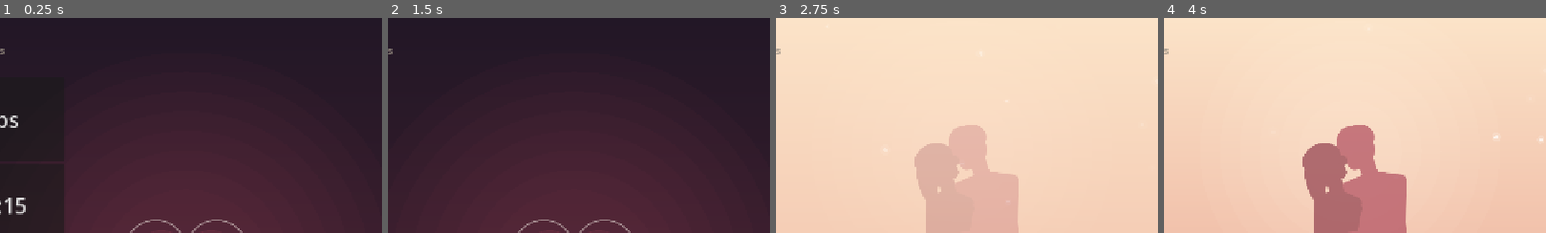
Above: before the commit, frames 1-4 (left to right).
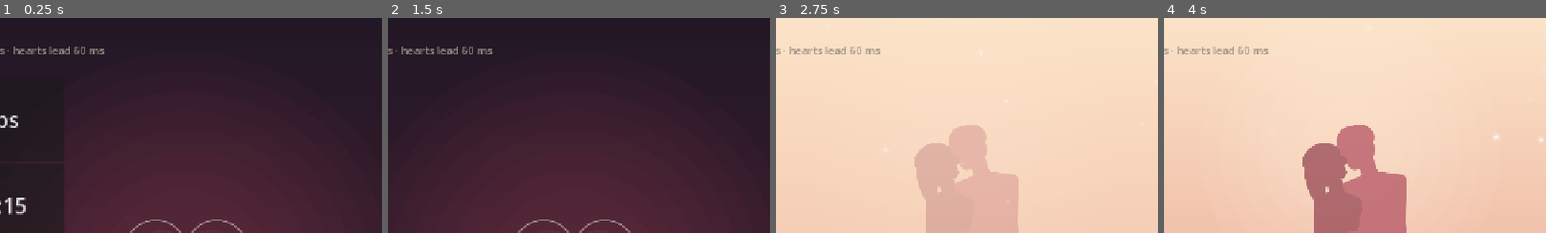
Above: after the commit, the same moments.

Repository: dsickles/Threshold
Game: Godot game, scene res://scenes/chapters/partner/partner.tscn
Two runs of this game, one before a commit and one after it. Both use one fixed random seed, a clock stepped at 60 frames per second and the inputs below. This scene is started directly instead of the project's main scene. Sound files missing from this copy of the repository are replaced by a short silence.
Inputs (mouse positions are % of the whole screen's width and height, from its top left):
- Up to frame 1 (0.25 s): no input
- Up to frame 2 (1.5 s): tap Enter at 0.5 s; move the mouse to (72, 45) at 0.52 s; click (72, 45) at 0.67 s; tap Space at 1.25 s; move the mouse to (30, 55) at 1.27 s; click (30, 55) at 1.42 s
- Up to frame 3 (2.75 s): move the mouse to (60, 28) at 2.02 s; click (60, 28) at 2.17 s
- Up to frame 4 (4 s): move the mouse to (45, 70) at 2.77 s; click (45, 70) at 2.92 s; move the mouse to (80, 65) at 3.52 s; click (80, 65) at 3.67 s
The pictures show only the part of the screen within x 26-76%, y 0-50%; the shares and areas given below are measured in that part.

The runs differ from the first frame. In frame 1, 0.4% of the frame differs, in the area x 2-28%, y 13-17%; in frame 2, 0.4%; in frame 3, 0.4%; in frame 4, 0.4%.

Commit message:
Partner: hearts land 60 ms before the heard time
On Dan's iPhone, hearts drawn on the browser's heard time still reached the
centre "just a little late on the beat". They now lead it by 60 ms
(HEART_LEAD, shown in the test info); when a tap counts is unchanged.

Co-Authored-By: Claude Opus 5.5 (1M context) <noreply@anthropic.com>
Claude-Session: https://claude.ai/code/session_0163xH4XRYdHcSjt4CmHkq4N

Diff:
--- a/game/scenes/chapters/partner/partner.gd
+++ b/game/scenes/chapters/partner/partner.gd
@@ -64,6 +64,10 @@
 # How far an intro tap may be from its note and still set the sound delay.
 const CALIBRATION_WINDOW := 0.250
 const MAX_SOUND_DELAY := 0.250
+# Falling hearts reach the centre this long before the browser says the note
+# is heard. Dan, 2026-10-22, on his iPhone: drawn on the heard time they were
+# "still just a little late on the beat". Judging is unchanged.
+const HEART_LEAD := 0.060
 const MIN_CALIBRATION_TAPS := 3
 const LAUGH_GAP := 4.0  # At most one laugh every 2 bars.
 const RING_SIZE := 0.13  # The heart's half-height, as a share of the screen's shorter side.
@@ -540,8 +544,8 @@
 func _refresh_test_info() -> void:
 	var lines := PackedStringArray([
 		"Test info · clock: %s" % ("browser" if _conductor.uses_browser_clock else "Godot"),
-		"Sound delay: %+d ms from %d intro taps"
-				% [roundi(_sound_delay * 1000.0), _calibration.size()],
+		"Sound delay: %+d ms from %d intro taps · hearts lead %d ms"
+				% [roundi(_sound_delay * 1000.0), _calibration.size(), roundi(HEART_LEAD * 1000.0)],
 	])
 	if _recorder:
 		lines.append("Recording your taps: %d" % _recorder.taps.size())
@@ -720,12 +724,13 @@
 
 
 # Connection Nodes: small hearts that fall from the top in one lane and reach
-# the heart's centre exactly when their note is heard. The sound delay only
+# the heart's centre on their note (HEART_LEAD before the browser's heard
+# time). The sound delay only
 # moves when a tap counts, not where the hearts are: drawn with it, they
 # reached the centre that much after the sound (Dan, 2026-10-22: "I wanted to
 # do the beats a tiny bit earlier than when they landed in the middle").
 func _light_until(i: int, t: float) -> float:
-	return _notes[i] - t
+	return _notes[i] - HEART_LEAD - t
 
 
 func _draw_lights(c: Vector2, heart: float, t: float) -> void:
--- a/game/tests/test_partner.gd
+++ b/game/tests/test_partner.gd
@@ -488,8 +488,8 @@
 	var note: float = _partner._notes[0]
 	_fake.t = note
 	_partner._process(STEP)
-	check_near(_partner._light_until(0, _partner._song_time), 0.0, 0.0001,
-			"at the centre when the note is heard")
+	check_near(_partner._light_until(0, _partner._song_time), -_partner.HEART_LEAD, 0.0001,
+			"at the centre just before the note is heard, whatever the sound delay")
 	_fake.tap = note + 0.08
 	_partner._on_tap()
 	check_eq(_partner.probe_state().hits, 1, "a tap 80 ms later still counts as on time")
